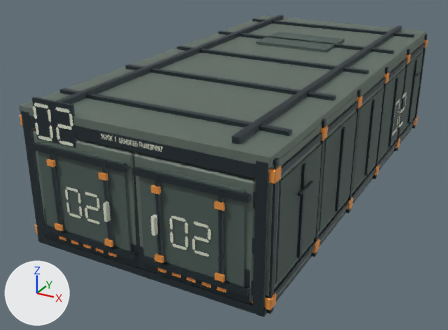
The glTF model assets/hover-tank/containers/mork_container_loaded.glb, before and after one commit.
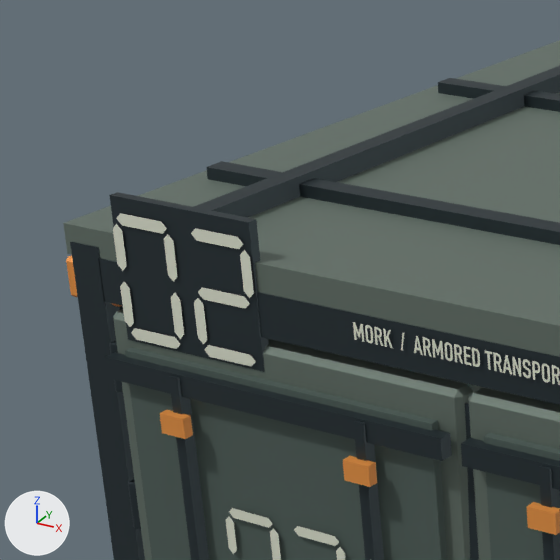
There are two pictures of each version: one whole from a 50 mm lens placed at (8.57, -18.48, 9.22), pointed at (-0.83, -1.39, 0.68), one close up on the part from 0% to 36% of the width and 13% to 61% of the height. Arrows for +X, +Y and +Z are at lower left; the lights stay in place. The last two pictures show the newer version. Where no turn or scale is listed for an object, it has been applied to the vertices. Vertices at exactly the same position are counted once.

Before the edit, the objects in view are built like this:
```python
me_cube_144 = bpy.data.meshes.new('Cube.144')
me_cube_144.from_pydata(...)  # 784 vertices, 1384 faces; spans x -3.83..3.83, y -7.47..7.45, z -0.12..4.3
me_cube_144.materials.append(mat_transport___graphite_frame)  # greyish blue #354045
me_cube_248 = bpy.data.meshes.new('Cube.248')
me_cube_248.from_pydata(...)  # 72 vertices, 108 faces; spans x -1.84..0.13, y -0.04..0.1, z -0.45..1.98
me_cube_248.materials.append(mat_transport___deployment_amber)  # orange #f19b48
me_stencil_bar_040 = bpy.data.meshes.new('Stencil bar.040')
me_stencil_bar_040.from_pydata(...)  # 776 vertices, 692 faces; spans x 0.0..7.45, y -11.28..0.84, z -0.01..3.2
me_stencil_bar_040.materials.append(mat_transport___ivory_stencil)  # white #e2e6d4
ob_geometry_door_02_l_transport___deployment_amber = bpy.data.objects.new('Geometry_DOOR_02_L_Transport / deployment amber', me_cube_248)
ob_geometry_door_02_l_transport___deployment_amber.location = (-0.79, -7.66, 0.89)
ob_geometry_shell_02_transport___graphite_frame = bpy.data.objects.new('Geometry_SHELL_02_Transport / graphite frame', me_cube_144)
ob_geometry_shell_02_transport___graphite_frame.location = (0.0, 0.0, 0.12)
ob_geometry_shell_02_transport___ivory_stencil = bpy.data.objects.new('Geometry_SHELL_02_Transport / ivory stencil', me_stencil_bar_040)
ob_geometry_shell_02_transport___ivory_stencil.location = (-3.72, 3.8, 1.1)
# also in view: 'Geometry_DOOR_02_L_Transport / ivory stencil' at (-1.45, -7.67, 1.72); 'Geometry_ROOF_02_Transport / armored olive' at (0.0, 0.0, 3.99); 'Geometry_DOOR_02_R_Transport / deployment amber' at (1.65, -7.63, 1.65); 'Geometry_DOOR_02_L_Transport / armored olive' at (-1.65, -7.36, 1.88); 'Geometry_DOOR_02_R_Transport / inset panels' at (1.65, -7.49, 1.92)
```
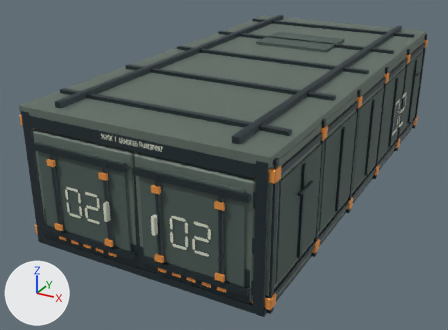
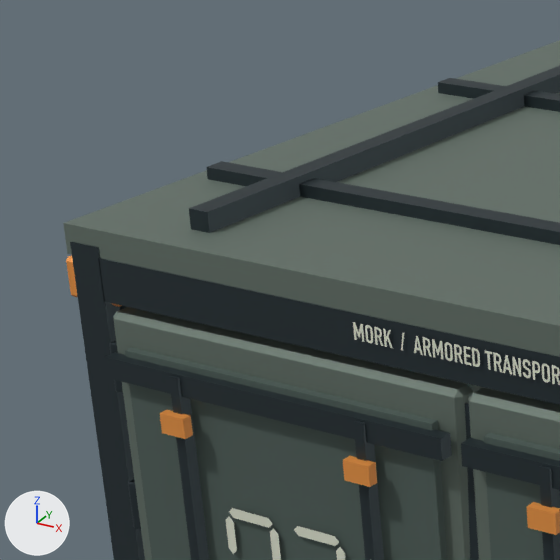
Where the newer file only moved an object's origin or applied its transform, the numbers keep the older frame.

The change, as a list of edits to the scene's bpy script:
```text
Change me_cube_144:
    used by ob_geometry_shell_02_transport___graphite_frame; location = (0.0, 0.0, 0.12)
    remove me_cube_144.from_pydata(...)  # 784 vertices, 1384 faces; spans x -3.83..3.83, y -7.47..7.45, z -0.12..4.3
    add me_cube_144.from_pydata(...)  # 776 vertices, 1372 faces; spans x -3.83..3.83, y -7.46..7.45, z -0.12..3.88
    me_cube_144 part 1: the loose piece of 8 vertices spanning x -3.09..-1.77, y -7.47..-7.39, z 3.17..4.3 is deleted
Change me_stencil_bar_040:
    used by ob_geometry_shell_02_transport___ivory_stencil; location = (-3.72, 3.8, 1.1)
    remove me_stencil_bar_040.from_pydata(...)  # 776 vertices, 692 faces; spans x 0.0..7.45, y -11.28..0.84, z -0.01..3.2
    add me_stencil_bar_040.from_pydata(...)  # 710 vertices, 648 faces; spans x 0.0..7.45, y -11.28..0.84, z -0.01..2.73
    me_stencil_bar_040 part 2: 11 loose pieces with 66 vertices, spanning x 0.64..1.95, y -11.28, z 2.21..3.2, are deleted
```

Changed parts and their boxes (x1, y1, x2, y2) in the close-ups (560 x 560 px):
'Geometry_SHELL_02_Transport / graphite frame', reshaped
    before: (70, 192, 560, 560)
    after: (70, 242, 560, 560)
'Geometry_SHELL_02_Transport / ivory stencil', reshaped
    before: (113, 213, 560, 385)
    after: (353, 322, 560, 385)
part 1 of me_cube_144, deleted
    before: (109, 192, 269, 372)
part 2 of me_stencil_bar_040, deleted
    before: (113, 213, 256, 366)
